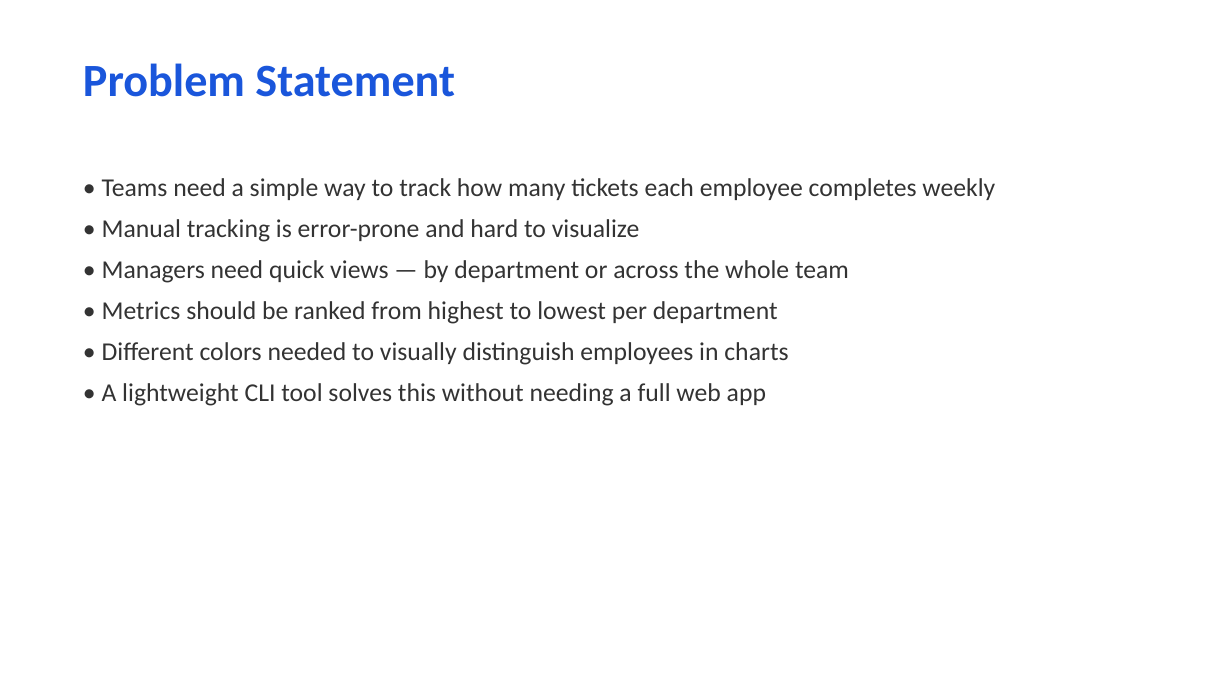
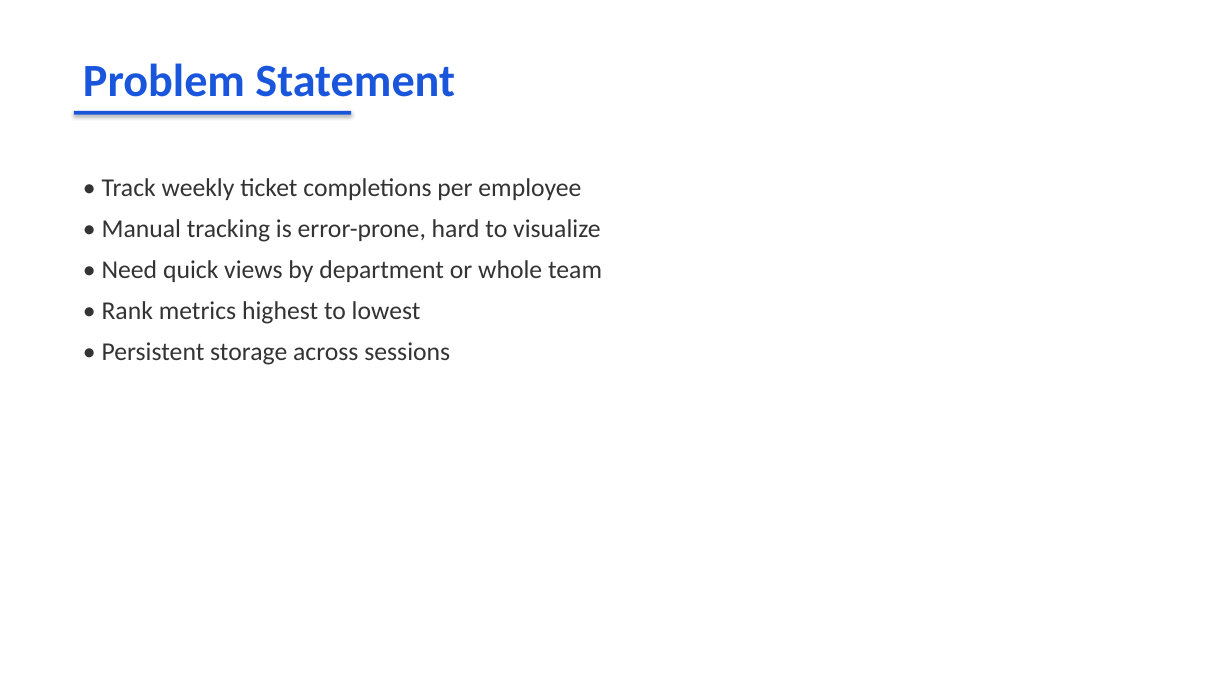
Before and after one commit to Belvah/employees-records-system, a slide deck: slide 2 of Employee_Records_System_Presentation.pptx. Drawn at 1232x693 pixels with LibreOffice and Linux fonts; fonts in the diff are those of the drawing. Boxes give left, top, right and bottom in pixels: in the first picture for what was removed or moved away, otherwise in the second. Text is boxed around its words. In the diff, an @@ line names an element or a change of style, - is before the commit and + after.

```diff
--- a/Employee_Records_System_Presentation.pptx
+++ b/Employee_Records_System_Presentation.pptx
@@ rectangle added at (x1=74, y1=111, x2=351, y2=115), fill #1A56DB @@
@@ text at (x1=102, y1=178, x2=602, y2=365): text changed @@
-• Teams need a simple way to track how many tickets each employee completes weekly
-• Manual tracking is error-prone and hard to visualize
-• Managers need quick views — by department or across the whole team
-• Metrics should be ranked from highest to lowest per department
-• Different colors needed to visually distinguish employees in charts
-• A lightweight CLI tool solves this without needing a full web app
+• Track weekly ticket completions per employee
+• Manual tracking is error-prone, hard to visualize
+• Need quick views by department or whole team
+• Rank metrics highest to lowest
+• Persistent storage across sessions
```
Also in this commit, not shown: 10 other slides changed, 5 slides added, 4 slides removed, 8 other files.
